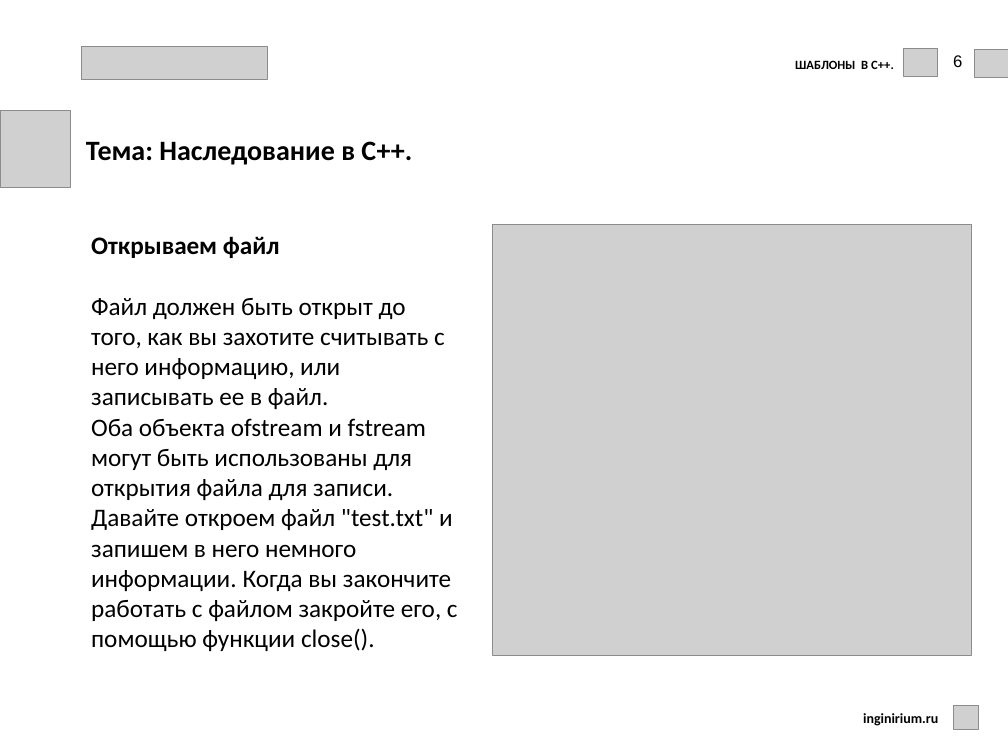
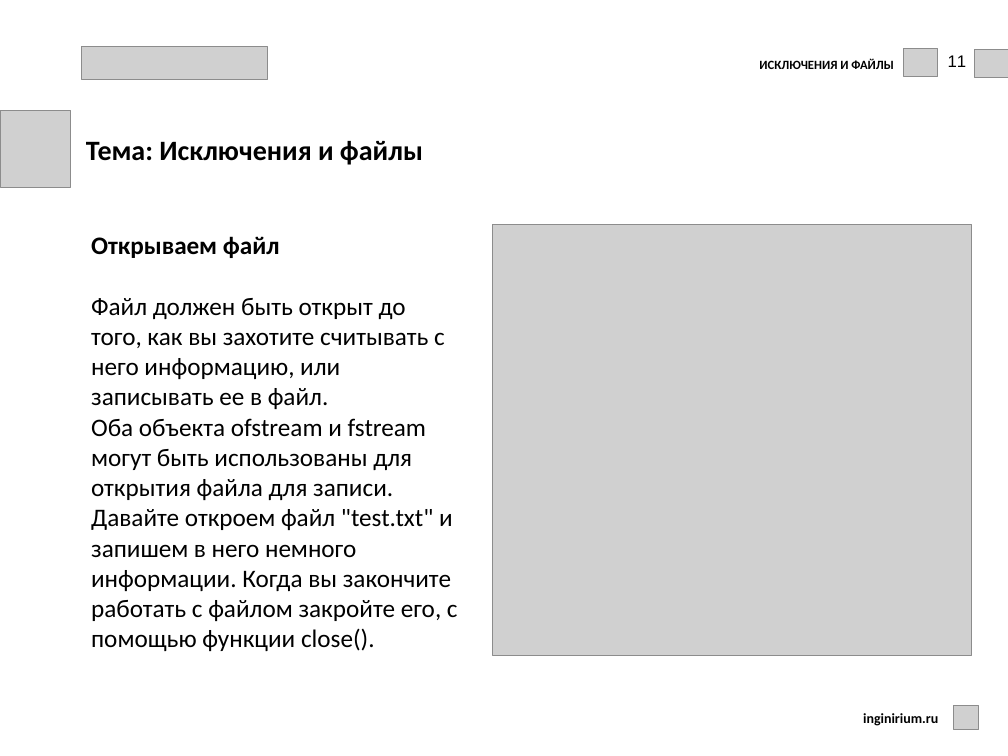
Before and after one commit to kprmk/Cpp, a slide deck: slide 11 of lessons_I/9-11/les_11/les_11_exceptions_file.pptx (slide 12 before the commit). Drawn at 1008x756 pixels with LibreOffice and Linux fonts; fonts in the diff are those of the drawing; grey boxes stand for pictures; background and template pictures are left out. Boxes give left, top, right and bottom in pixels: in the first picture for what was removed or moved away, otherwise in the second. Text is boxed around its words. In the diff, an @@ line names an element or a change of style, - is before the commit and + after.

```diff
--- a/lessons_I/9-11/les_11/les_11_exceptions_file.pptx
+++ b/lessons_I/9-11/les_11/les_11_exceptions_file.pptx
@@ text at bbox=[759, 58, 893, 69]: text changed @@
-ШАБЛОНЫ В С++.
+ИСКЛЮЧЕНИЯ И ФАЙЛЫ
@@ text added at bbox=[948, 55, 967, 67], 12 pt, text #000000 @@
+11
@@ text removed at bbox=[953, 55, 962, 67] @@
-6
@@ text at bbox=[86, 141, 423, 165]: text changed @@
-Тема: Наследование в С++.
+Тема: Исключения и файлы
```
Also in this commit, not shown: 16 other slides changed, 2 slides removed, 45 other files.
